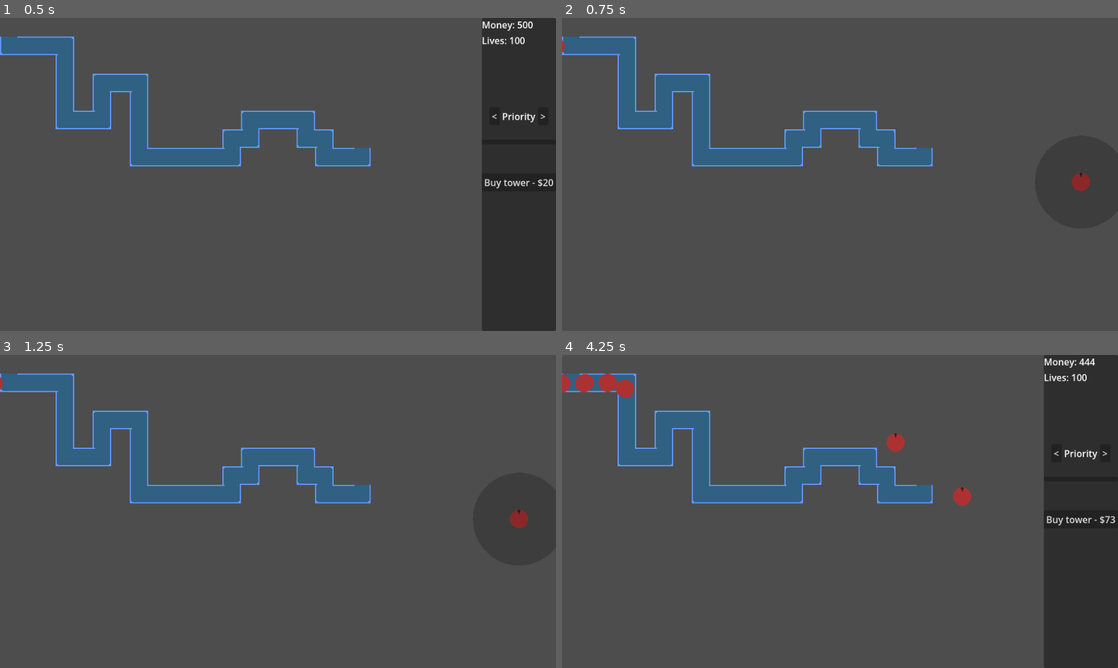
Above: before the commit, frames 1-4 (two rows, left to right).
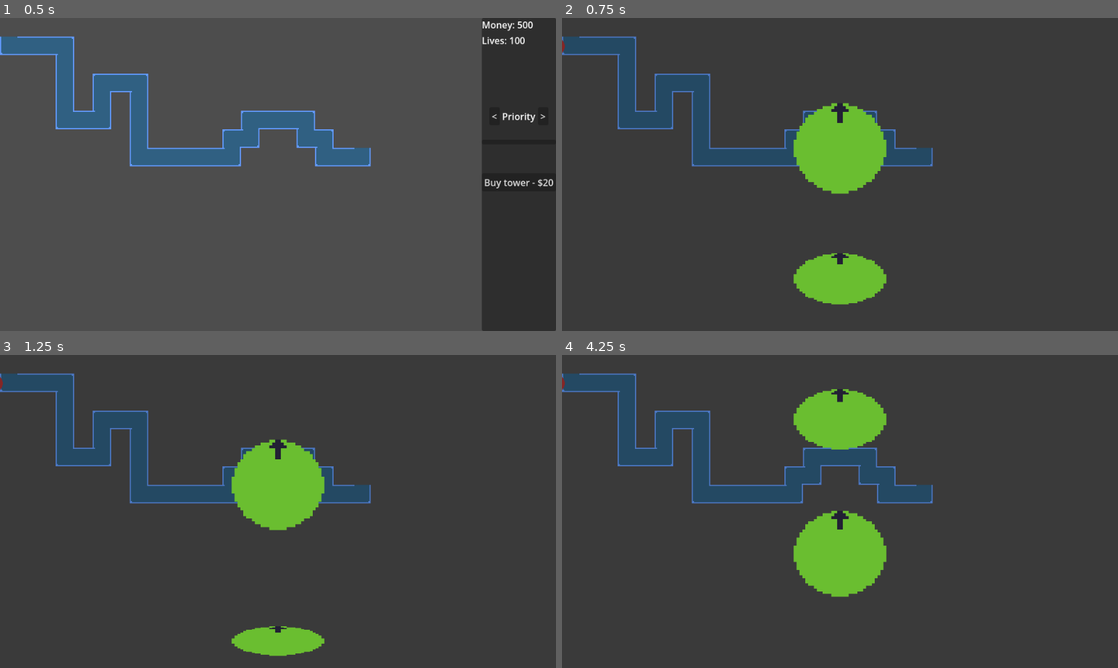
Above: after the commit, the same moments.

Repository: justindeogrades/casinotd
Game: Godot game, scene res://main.tscn
Two runs of this game, one before a commit and one after it. Both use one fixed random seed, a clock stepped at 60 frames per second and the inputs below.
Inputs (mouse positions are in pixels of both pictures, inside the frame that each line leads up to):
- Up to frame 1 (0.5 s): no input
- Up to frame 2 (0.75 s): click "Buy tower - $20" at 0.5 s
- Up to frame 3 (1.25 s): no input
- Up to frame 4 (4.25 s): move the mouse to (962, 495) at 1.27 s; click (962, 495) at 1.35 s; click (1079, 517) at 2 s, where only the run before the commit has a clickable "Buy tower - $36"; move the mouse to (962, 495) at 2.77 s; click (962, 495) at 2.85 s; move the mouse to (895, 442) at 3.52 s; click (895, 442) at 3.6 s

Frame 1 is identical in both runs. In frame 2, 11% of the frame differs, in the area x 0-95%, y 5-92%; in frame 3, 10%; in frame 4, 14%, in the area x 0-100%, y 1-78%.

Commit message:
added the slot machine. still very hardcoded, tower spun does not matter

Diff:
--- a/gui_manager.gd
+++ b/gui_manager.gd
@@ -3,12 +3,17 @@
 @export var side_panel : PanelContainer
 @export var upgrade_panel : PanelContainer
 
+var slot_machine_preload = preload("res://slot_machine.tscn")
+
 var player : Node
+var slot_machine : Node
+
+signal tower_selected(tower : Tower)
 
 func _ready() -> void:
 	player = get_parent()
 
-	side_panel
+	side_panel.buy_button.pressed.connect(_on_buy_button_pressed)
 	side_panel.tower_data_container.upgrade_tower.connect(_on_upgrade_button_pressed)
 	upgrade_panel.upgrade_selected.connect(_on_upgrade_selected)
 
@@ -20,7 +25,23 @@
 func hide_upgrade_panel() -> void:
 	upgrade_panel.visible = false
 func show_upgrade_panel() -> void:
+
 	upgrade_panel.visible = true
+
+func start_slot_machine() -> void:
+	#Re-enable 2D physics while the game is paused or Area2D will not detect collision
+	get_tree().paused = true
+	PhysicsServer2D.set_active(true)
+
+	hide_side_panel()
+	hide_upgrade_panel()
+
+	slot_machine = slot_machine_preload.instantiate()
+	slot_machine.tower_selected.connect(_on_slot_machine_tower_selected)
+	add_child(slot_machine)
+
+func _on_buy_button_pressed() -> void:
+	start_slot_machine()
 
 func _on_upgrade_button_pressed(tower : Tower) -> void:
 	if player.spend_money(tower.upgrade_cost):
@@ -39,3 +60,9 @@
 	get_tree().paused = false
 	show_side_panel()
 	hide_upgrade_panel()
+
+func _on_slot_machine_tower_selected(tower : Tower):
+	get_tree().paused = false
+
+	tower_selected.emit(tower)
+	slot_machine.queue_free()
--- a/player.gd
+++ b/player.gd
@@ -20,9 +20,10 @@
 func _ready() -> void:
 	side_panel = gui_manager.get_child(0)
 
+	gui_manager.tower_selected.connect(_on_gui_manager_tower_selected)
+
 	refresh_money_label()
 	refresh_lives_label()
-	side_panel.buy_button.pressed.connect(_on_buy_button_pressed)
 	tower_placer.tower_created.connect(_on_tower_created)
 	tower_placer.tower_placed.connect(_on_tower_placed)
 
@@ -58,7 +59,7 @@
 func _on_tower_clicked(tower) -> void:
 	side_panel.tower_data_container.refresh_with_new_tower(tower)
 
-func _on_buy_button_pressed() -> void:
+func _on_gui_manager_tower_selected(tower : Tower) -> void:
 	if spend_money(tower_cost):
 		tower_cost = tower_cost ** 1.2
 		refresh_money_label()
--- /dev/null
+++ b/slot_machine.gd
@@ -0,0 +1,56 @@
+extends Node
+
+var symbol_path = "res://symbol.tscn"
+
+@export var base_speed : float
+@export var total_spin_time : float
+@export var speed_curve : Curve
+
+@onready var speed : float = base_speed
+
+var frames_since_start : float = 0
+
+var selected_symbol : Node2D = null
+
+var symbol : Array[Node2D]
+
+signal tower_selected(tower : Tower)
+
+func _ready() -> void:
+	create_symbol()
+
+
+
+func _process(delta: float) -> void:
+	var x = frames_since_start / (total_spin_time * 60)
+
+	speed = speed_curve.sample(x) * base_speed
+
+	if not symbol.is_empty():
+		for i in symbol:
+			i.set_speed(speed)
+
+	frames_since_start += 1
+
+	if x >= 1:
+		tower_selected.emit(selected_symbol.get_tower())
+
+	print_debug(selected_symbol)
+
+func create_symbol() -> void:
+	var symbol_instance = load(symbol_path).instantiate()
+	symbol_instance.init(1)
+	symbol_instance.mid_reached.connect(_on_symbol_mid_reached)
+	symbol_instance.end_reached.connect(_on_symbol_end_reached)
+	symbol.append(symbol_instance)
+	$SymbolParent.add_child(symbol_instance)
+
+func _on_symbol_mid_reached() -> void:
+	create_symbol()
+
+func _on_symbol_end_reached(s : Node2D) -> void:
+	symbol.erase(s)
+
+func _on_line_area_entered(area: Area2D) -> void:
+	selected_symbol = area.get_parent()
+	print_debug("area entered")
--- /dev/null
+++ b/slot_machine.tscn
@@ -0,0 +1,36 @@
+[gd_scene format=3 uid="uid://g50nexn8yl2t"]
+
+[ext_resource type="Script" uid="uid://vb2ew6dh70pq" path="res://slot_machine.gd" id="1_agdmm"]
+
+[sub_resource type="Curve" id="Curve_agdmm"]
+_data = [Vector2(0, 1), 0.0, 0.0, 0, 0, Vector2(0.5, 0.5), -2.8137932, -2.8137932, 0, 0, Vector2(1, 0), 0.0, 0.0, 0, 0]
+point_count = 3
+metadata/_snap_enabled = true
+
+[sub_resource type="RectangleShape2D" id="RectangleShape2D_agdmm"]
+size = Vector2(1000, 1)
+
+[node name="SlotMachine" type="Node" unique_id=885076926]
+process_mode = 3
+script = ExtResource("1_agdmm")
+base_speed = 5.0
+total_spin_time = 8.0
+speed_curve = SubResource("Curve_agdmm")
+
+[node name="Line" type="Area2D" parent="." unique_id=1419603807]
+process_mode = 3
+position = Vector2(480, 270)
+collision_layer = 128
+collision_mask = 128
+
+[node name="CollisionShape2D" type="CollisionShape2D" parent="Line" unique_id=214305740]
+shape = SubResource("RectangleShape2D_agdmm")
+
+[node name="ColorRect" type="ColorRect" parent="." unique_id=1378782599]
+offset_right = 960.0
+offset_bottom = 540.0
+color = Color(0, 0, 0, 0.23529412)
+
+[node name="SymbolParent" type="Node" parent="." unique_id=1325641683]
+
+[connection signal="area_entered" from="Line" to="." method="_on_line_area_entered"]
--- /dev/null
+++ b/symbol.gd
@@ -0,0 +1,35 @@
+extends Node2D
+
+@export var sprite : Sprite2D
+@export var anim_player : AnimationPlayer
+
+var tower_preload = preload("res://towers/scenes/common_tower.tscn")
+var tower : Tower = tower_preload.instantiate()
+
+signal mid_reached
+signal end_reached(s : Node2D)
+
+func _ready() -> void:
+	sprite.texture = tower.get_sprite_texture()
+	scale.y = 0
+
+#func _process(delta: float) -> void:
+	#print_debug(scale.y)
+
+func init(speed : float) -> void:
+	#sprite.texture = texture
+	anim_player.play("rotate", -1, speed)
+
+#Called when the symbol reaches the point at which the next symbol should be created
+func mid() -> void:
+	mid_reached.emit()
+
+func end() -> void:
+	end_reached.emit(self)
+	queue_free()
+
+func set_speed(speed : float) -> void:
+	anim_player.speed_scale = speed
+
+func get_tower() -> Tower:
+	return tower
--- /dev/null
+++ b/symbol.tscn
@@ -0,0 +1,105 @@
+[gd_scene format=3 uid="uid://bmx6o2pcy35hs"]
+
+[ext_resource type="Script" uid="uid://b7xm7oj6vn0h8" path="res://symbol.gd" id="1_vauly"]
+
+[sub_resource type="Animation" id="Animation_vnigt"]
+length = 0.001
+tracks/0/type = "value"
+tracks/0/imported = false
+tracks/0/enabled = true
+tracks/0/path = NodePath(".:position:y")
+tracks/0/interp = 1
+tracks/0/loop_wrap = true
+tracks/0/keys = {
+"times": PackedFloat32Array(0),
+"transitions": PackedFloat32Array(1),
+"update": 1,
+"values": [0.0]
+}
+tracks/1/type = "value"
+tracks/1/imported = false
+tracks/1/enabled = true
+tracks/1/path = NodePath(".:scale:y")
+tracks/1/interp = 1
+tracks/1/loop_wrap = true
+tracks/1/keys = {
+"times": PackedFloat32Array(0),
+"transitions": PackedFloat32Array(1),
+"update": 1,
+"values": [5.0]
+}
+
+[sub_resource type="Animation" id="Animation_tx7r8"]
+resource_name = "rotate"
+loop_mode = 1
+tracks/0/type = "value"
+tracks/0/imported = false
+tracks/0/enabled = true
+tracks/0/path = NodePath(".:position:y")
+tracks/0/interp = 1
+tracks/0/loop_wrap = true
+tracks/0/keys = {
+"times": PackedFloat32Array(0, 1),
+"transitions": PackedFloat32Array(1, 1),
+"update": 0,
+"values": [0.0, 540.0]
+}
+tracks/1/type = "value"
+tracks/1/imported = false
+tracks/1/enabled = true
+tracks/1/path = NodePath(".:scale:y")
+tracks/1/interp = 1
+tracks/1/loop_wrap = true
+tracks/1/keys = {
+"times": PackedFloat32Array(0, 0.5, 1),
+"transitions": PackedFloat32Array(0.5, 2, 4),
+"update": 0,
+"values": [0.0, 5.0, 0.0]
+}
+tracks/2/type = "method"
+tracks/2/imported = false
+tracks/2/enabled = true
+tracks/2/path = NodePath(".")
+tracks/2/interp = 1
+tracks/2/loop_wrap = true
+tracks/2/keys = {
+"times": PackedFloat32Array(0.33333334, 1),
+"transitions": PackedFloat32Array(1, 1),
+"values": [{
+"args": [],
+"method": &"mid"
+}, {
+"args": [],
+"method": &"end"
+}]
+}
+
+[sub_resource type="AnimationLibrary" id="AnimationLibrary_fj73n"]
+_data = {
+&"RESET": SubResource("Animation_vnigt"),
+&"rotate": SubResource("Animation_tx7r8")
+}
+
+[sub_resource type="RectangleShape2D" id="RectangleShape2D_pmcjm"]
+size = Vector2(40, 40)
+
+[node name="Symbol" type="Node2D" unique_id=733689793 node_paths=PackedStringArray("sprite", "anim_player")]
+process_mode = 3
+position = Vector2(480, 0)
+scale = Vector2(5, 5)
+script = ExtResource("1_vauly")
+sprite = NodePath("Sprite2D")
+anim_player = NodePath("AnimationPlayer")
+
+[node name="Sprite2D" type="Sprite2D" parent="." unique_id=1040272284]
+
+[node name="AnimationPlayer" type="AnimationPlayer" parent="." unique_id=1215696632]
+libraries/ = SubResource("AnimationLibrary_fj73n")
+
+[node name="Area2D" type="Area2D" parent="." unique_id=402944312]
+process_mode = 3
+collision_layer = 128
+collision_mask = 128
+
+[node name="CollisionShape2D" type="CollisionShape2D" parent="Area2D" unique_id=1473165779]
+shape = SubResource("RectangleShape2D_pmcjm")
--- a/tower_placer.gd
+++ b/tower_placer.gd
@@ -2,7 +2,7 @@
 
 @export var track_polygon : Polygon2D
 
-var tower_preload = preload("res://towers/scenes/rare_tower.tscn")
+var tower_preload = preload("res://towers/scenes/common_tower.tscn")
 var tower_ghost_preload = preload("res://tower_ghost.tscn")
 var tower_to_place : Tower = null
 var tower_ghost : Sprite2D
Not shown, added: slot_machine.gd.uid
Not shown, added: symbol.gd.uid
